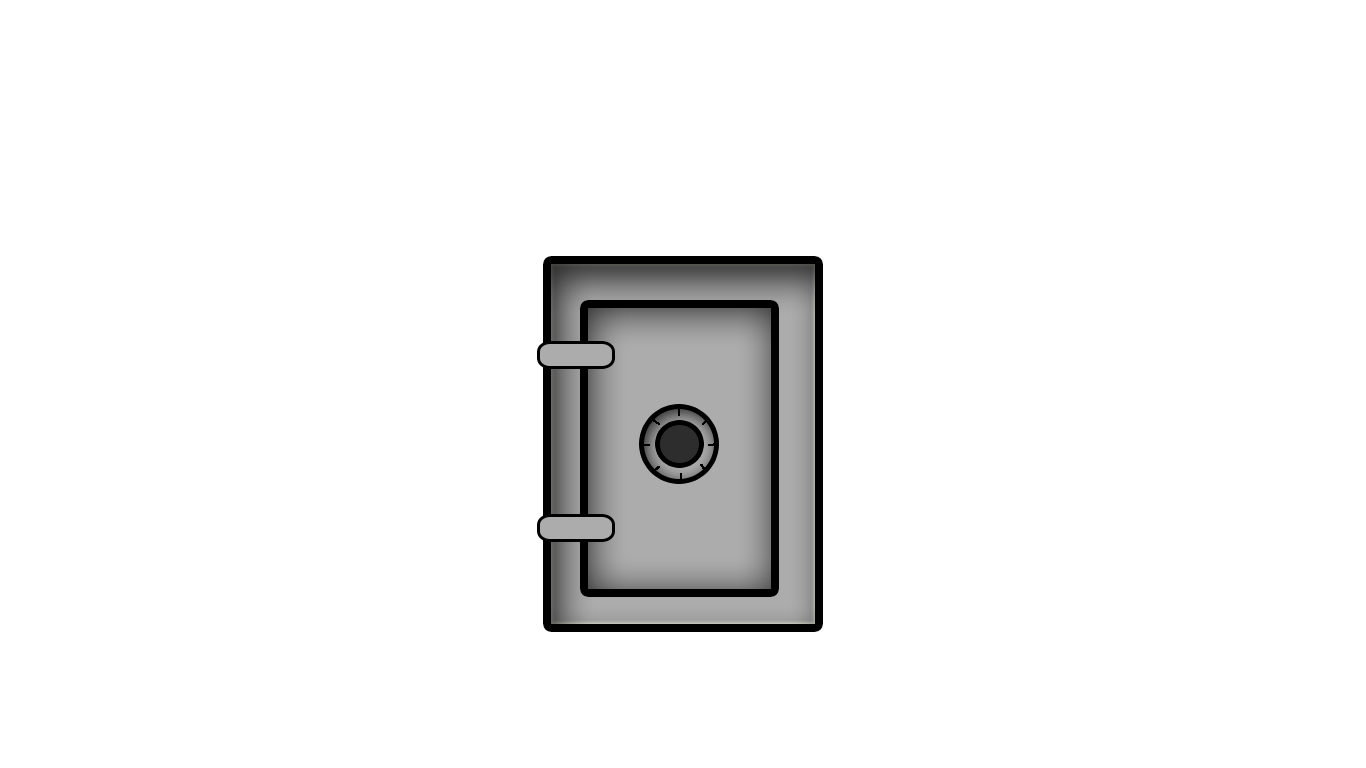
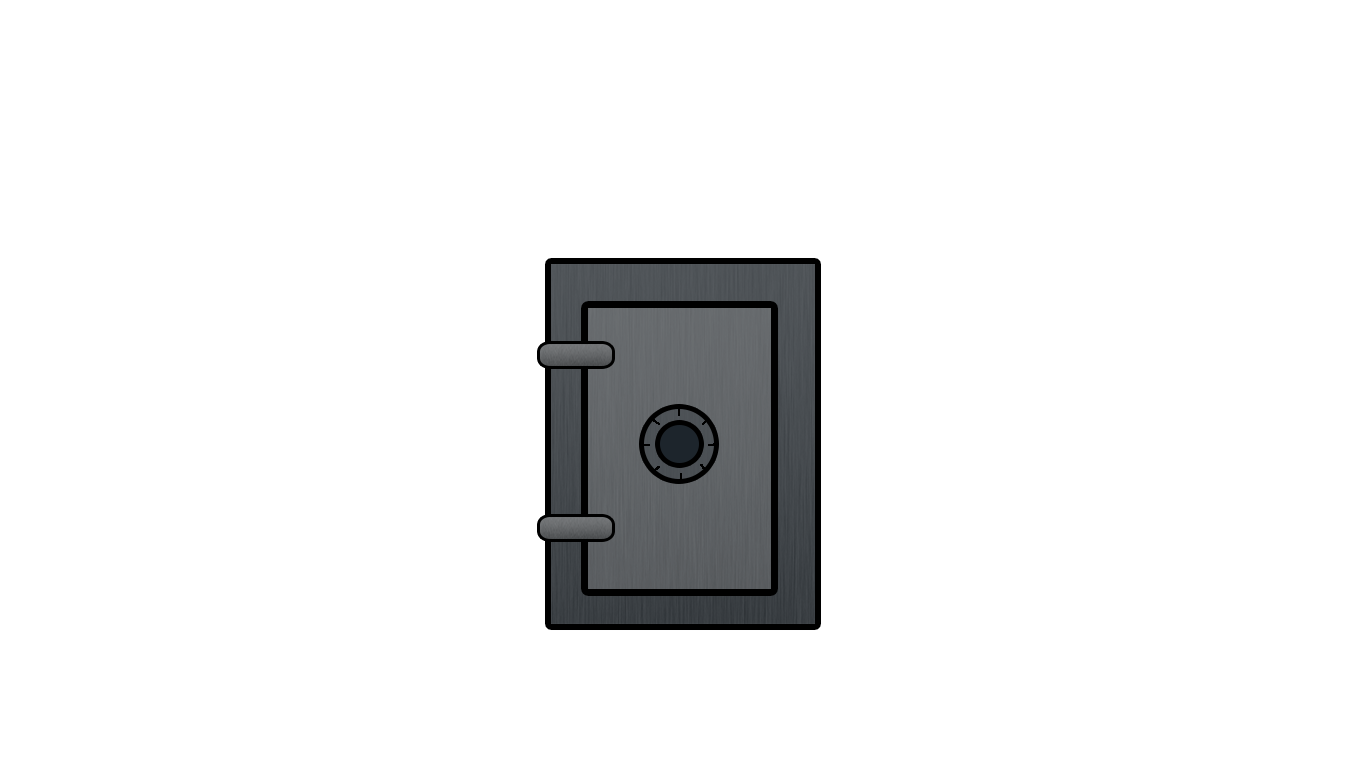
Layers edited between the first and the second w=1366, h=768 image:
renamed "Rounded Rectangle 2" to "bottom hinge", moved it above "bottom hinge text" over (x1=540, y1=517, x2=612, y2=539)
added layer "bottom hinge text" above "top hinge" over (x1=540, y1=517, x2=612, y2=539)
renamed "Rounded Rectangle 1" to "top hinge", moved it above "top hinge text" over (x1=540, y1=344, x2=612, y2=366)
added layer "top hinge text" above "ticks" over (x1=540, y1=344, x2=612, y2=366)
renamed "Shape 1" to "ticks", moved it above "circle inner" over (x1=641, y1=407, x2=717, y2=482)
renamed "Ellipse 1" to "circle outer", painted on it over (x1=644, y1=409, x2=714, y2=479)
removed layer "Background" over (x1=540, y1=256, x2=823, y2=632)
added layer "large text" over (x1=551, y1=264, x2=815, y2=624)
